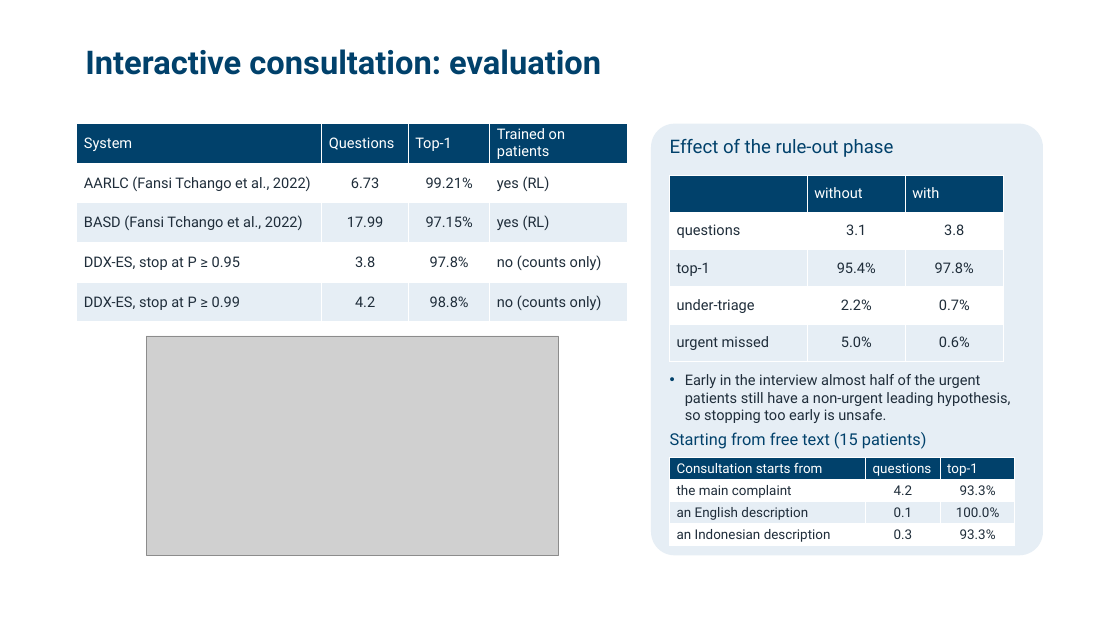
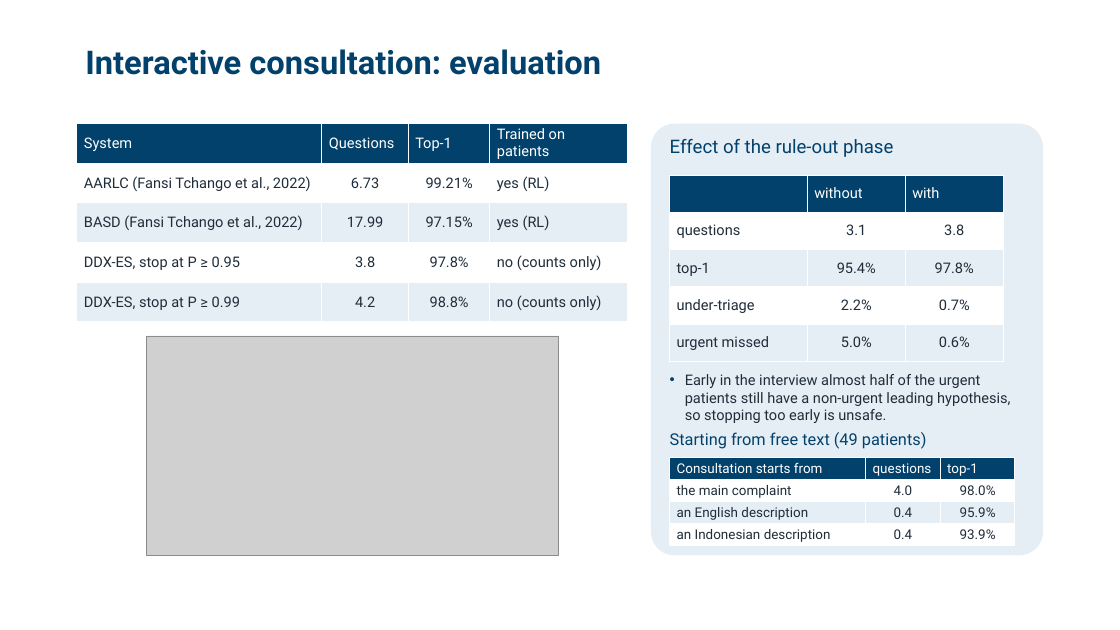
Before and after one commit to zidanarsyad/ddx-expert-system, a slide deck: slide 20 of docs/slides.pptx. Drawn at 1120x630 pixels with LibreOffice and Linux fonts; fonts in the diff are those of the drawing; grey boxes stand for pictures; background and template pictures are left out. Boxes give left, top, right and bottom in pixels: in the first picture for what was removed or moved away, otherwise in the second. Text is boxed around its words. In the diff, an @@ line names an element or a change of style, - is before the commit and + after.

```diff
--- a/docs/slides.pptx
+++ b/docs/slides.pptx
@@ text at bbox=[670, 432, 927, 449]: text changed @@
-Starting from free text (15 patients)
+Starting from free text (49 patients)
@@ table at bbox=[670, 457, 1015, 546] @@
-row 2, column 2: 4.2
+row 2, column 2: 4.0
-row 2, column 3: 93.3%
+row 2, column 3: 98.0%
-row 3, column 2: 0.1
+row 3, column 2: 0.4
-row 3, column 3: 100.0%
+row 3, column 3: 95.9%
-row 4, column 2: 0.3
+row 4, column 2: 0.4
-row 4, column 3: 93.3%
+row 4, column 3: 93.9%
```
Also in this commit, not shown: 1 other slide changed, 6 other files.
